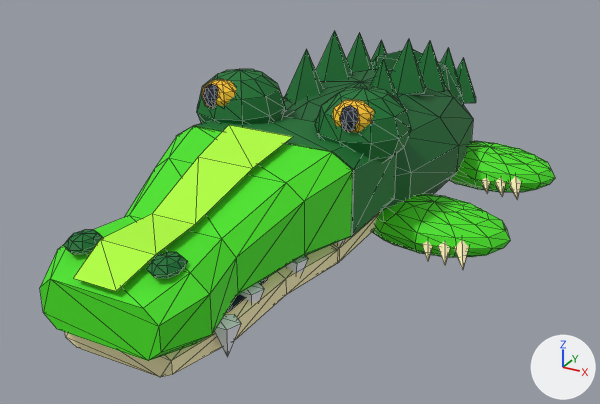
What one commit did to the glTF model godot/Models/river_gator.glb.
One viewpoint serves both versions: a camera (50 mm lens) standing at (1.001, -2.047, 1.024) and looking at (-0.077, -0.087, 0.044). The axes (+X, +Y, +Z) are drawn at lower right. The lights are the same throughout. The first picture is the older version. Mesh edges are drawn as thin lines. Vertices at exactly the same position are counted once.

The scene before the commit, as lines of its bpy script (objects in view):
```python
me_raised_center_snout_accent_001 = bpy.data.meshes.new('Raised center snout accent.001')
me_raised_center_snout_accent_001.from_pydata(...)  # 10 vertices, 8 faces; spans x -0.09..0.09, y -1.03..-0.425, z 0.253..0.378
me_raised_center_snout_accent_001.materials.append(mat_lime)  # green #b0ff39
me_sphere_061 = bpy.data.meshes.new('Sphere.061')
me_sphere_061.from_pydata(...)  # a UV sphere (8 segments, 4 rings, poles along z) spanning x -0.139..-0.069, y -0.985..-0.895, z 0.26..0.298
me_sphere_061.materials.append(mat_darkgreen)  # dark green #08732e
me_tapered_upper_snout_001 = bpy.data.meshes.new('Tapered upper snout.001')
me_tapered_upper_snout_001.from_pydata(...)  # 40 vertices, 76 faces; spans x -0.25..0.25, y -1.03..-0.425, z 0.11..0.36
me_tapered_upper_snout_001.materials.append(mat_green)  # green #47e51b
ob_nostril = bpy.data.objects.new('Nostril', me_sphere_061)
ob_nostril.location = (0.0, 0.0, 0.0)
ob_raised_center_snout_accent = bpy.data.objects.new('Raised center snout accent', me_raised_center_snout_accent_001)
ob_raised_center_snout_accent.location = (0.0, 0.0, 0.0)
ob_tapered_upper_snout = bpy.data.objects.new('Tapered upper snout', me_tapered_upper_snout_001)
ob_tapered_upper_snout.location = (0.0, 0.0, 0.0)
# also in view: 'Back spike.004' at (-0.12, 0.384, 0.375); 'Nostril.001' at (0.104, -0.94, 0.279); 'Webbed foot.002' at (0.34, -0.11, 0.077); 'Golden eye.001' at (0.19, -0.305, 0.406); 'Raised eye ridge' at (-0.18, -0.23, 0.36)
```
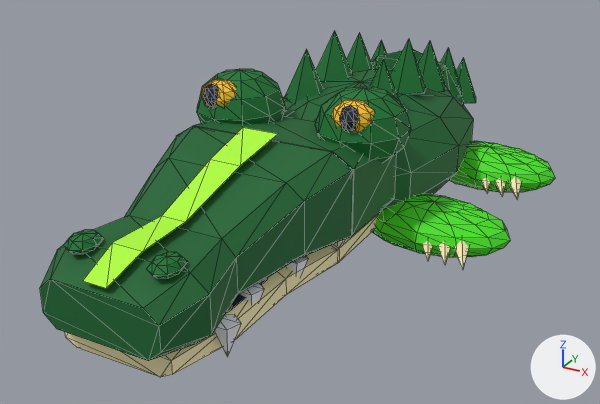
Changed parts and their boxes (x1, y1, x2, y2) in the pictures (600 x 404 px):
'Tapered upper snout', recoloured (green to dark green): (40, 125, 354, 361) in both
'Raised center snout accent', rescaled (11% narrower): before (74, 125, 293, 291); after (83, 127, 278, 288)

The change in detail:
me_raised_center_snout_accent_001 is used by ob_raised_center_snout_accent; location (0.0, 0.0, 0.0).
me_raised_center_snout_accent_001 had 10 vertices, 8 faces and spanned x -0.09..0.09, y -1.03..-0.425, z 0.253..0.378.
me_raised_center_snout_accent_001 now has 10 vertices, 8 faces and spans x -0.05..0.05, y -1.03..-0.425, z 0.253..0.378.
me_raised_center_snout_accent_001 part 1: the whole mesh is scaled about its middle by (0.556, 1, 1).
me_tapered_upper_snout_001 has 40 vertices, 76 faces and spans x -0.25..0.25, y -1.03..-0.425, z 0.11..0.36.
me_tapered_upper_snout_001 no longer uses material mat_green (green #47e51b).
me_tapered_upper_snout_001 gains material mat_shell (dark green #13652e).
